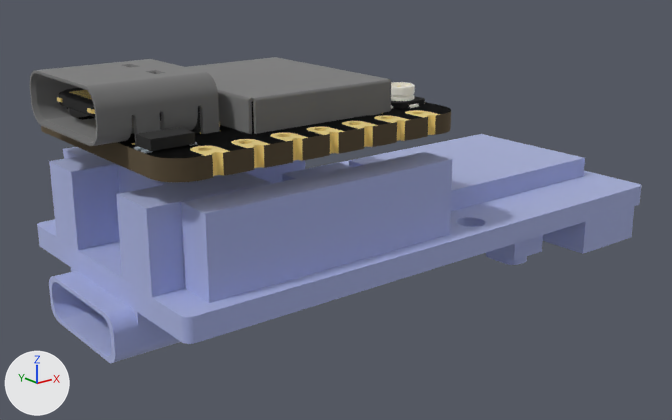
The glTF model canary-local/boards/seeed_grove_vision_ai_v2.glb, before and after one commit.
One viewpoint serves both versions: a camera (50 mm lens) standing at (-0.0413, -0.053, 0.017) and looking at (-0.0023, -0.0041, -0.0026). Every picture has the same lights, and +X, +Y and +Z are marked at lower left. The older version comes first. Where no turn or scale is listed for an object, it has been applied to the vertices.

Objects in the first picture: '=>[0:1:1:37]_7608fe', '=>[0:1:1:37]_9ea4e6', '=>[0:1:1:37]_f026dd', 'Body:1', 'CHAMFER9:1', 'GroveVisionAI_v2 v1:1', 'Shield:1' and 6 more.
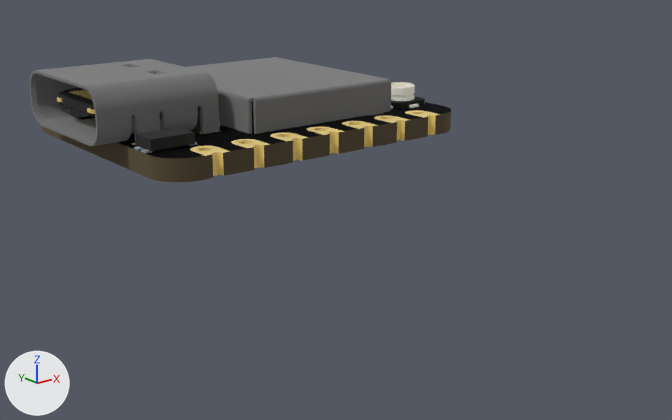
Edits to the bpy script that builds the scene:
```text
Change ob_grovevisionai_v2_v1_1:
    ob_grovevisionai_v2_v1_1: bpy.data.objects.new('GroveVisionAI_v2 v1:1', me_grovevisionai_v2_v1) -> bpy.data.objects.new('GroveVisionAI_v2 v1:1', None)
```

Changed parts and their boxes [x1, y1, x2, y2] in the pictures (672 x 420 px):
'GroveVisionAI_v2 v1:1', no longer drawn (pale blue): before [37, 134, 641, 363]
